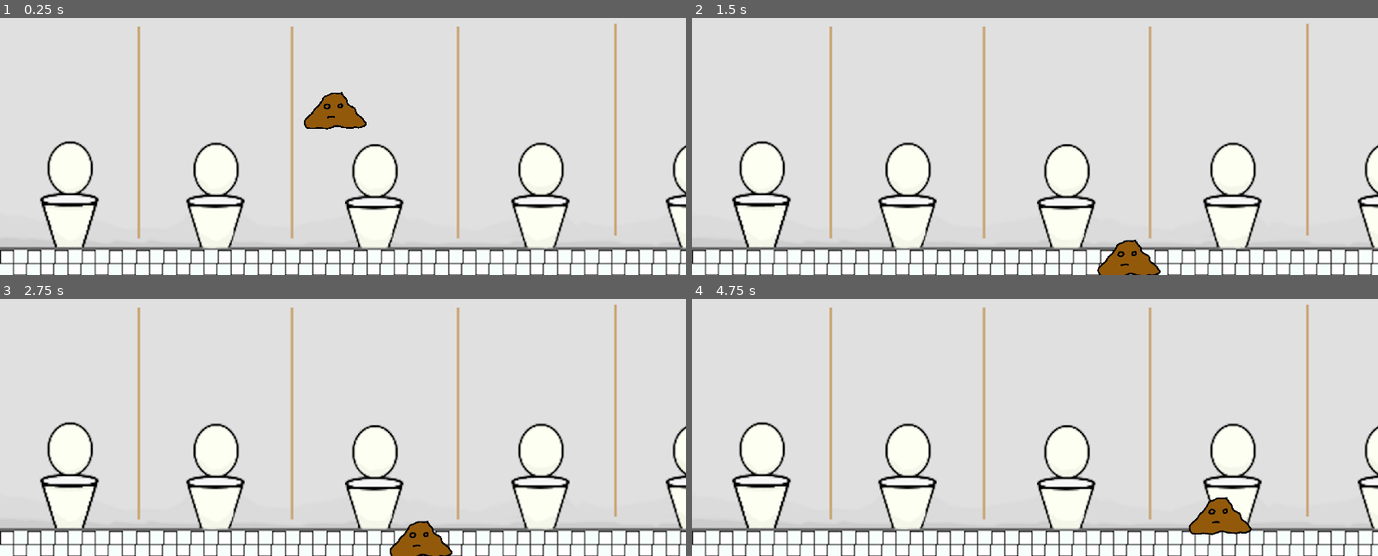
Above: before the commit, frames 1-4 (two rows, left to right).
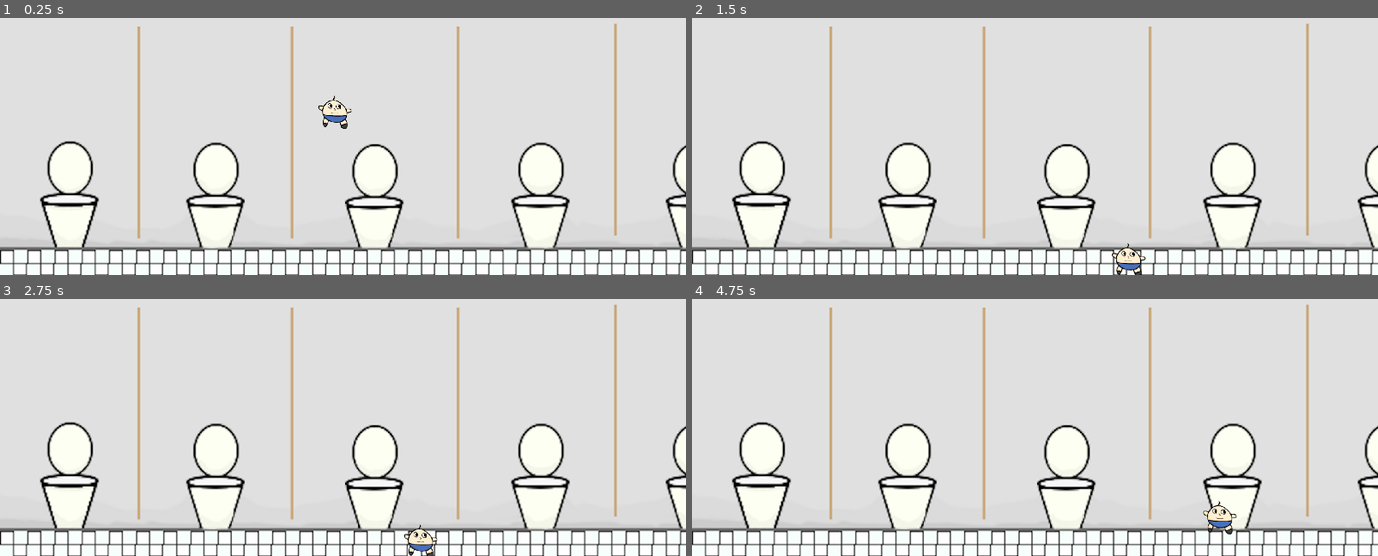
Above: after the commit, the same moments.

Repository: Jayscoobi33/Poo-game
Game: Godot game, scene res://Scenes/main-background.tscn
Same seed, same stepped clock (60 frames per second), same inputs: the game is played once before the commit and once after it.
Inputs:
- Up to frame 1 (0.25 s): no input
- Up to frame 2 (1.5 s): tap Enter (ui_accept) at 0.5, 0.77 s; hold Right (ui_right) from 0.53 s (still down)
- Up to frame 3 (2.75 s): tap Enter (ui_accept) at 1.52 s; release Right (ui_right) at 2.03 s; hold Left (ui_left) from 2.03 s (still down)
- Up to frame 4 (4.75 s): release Left (ui_left) at 2.78 s; hold Right (ui_right) 2.78-4.28 s; tap Enter (ui_accept) at 3.02, 3.77, 4.52 s; hold Left (ui_left) from 4.28 s (still down)

The runs differ from the first frame. In frame 1, 0.8% of the frame differs, in the area x 44-54%, y 28-44%; in frame 2, 0.8%; in frame 3, 0.8%; in frame 4, 0.9%, in the area x 72-82%, y 76-92%.

Commit message:
changed poo to poo-boy

Diff:
--- a/poo-game/Scenes/main-background.tscn
+++ b/poo-game/Scenes/main-background.tscn
@@ -21,9 +21,6 @@
 position = Vector2(565, 862)
 shape = SubResource("WorldBoundaryShape2D_eaxsd")
 
-[node name="TileMap" type="TileMap" parent="."]
-format = 2
-
 [node name="Sprite2D" type="Sprite2D" parent="."]
 position = Vector2(576, 324)
 texture = ExtResource("2_873dq")
--- a/poo-game/Scenes/test-poo.tscn
+++ b/poo-game/Scenes/test-poo.tscn
@@ -1,20 +1,21 @@
 [gd_scene load_steps=4 format=3 uid="uid://db48sqf4fhhrr"]
 
 [ext_resource type="Script" uid="uid://dow4fgckqnx2l" path="res://Scripts/test_poo.gd" id="1_i6vh3"]
-[ext_resource type="Texture2D" uid="uid://c272j7gj5scqd" path="res://Assets/sprites/poo-1.png" id="1_utbu7"]
+[ext_resource type="Texture2D" uid="uid://frtqhr4l3dv7" path="res://Assets/sprites/poo-boy-1_100x100.png" id="2_i6vh3"]
 
 [sub_resource type="CapsuleShape2D" id="CapsuleShape2D_i6vh3"]
 radius = 34.0
-height = 122.0
+height = 74.0
 
 [node name="test-poo" type="CharacterBody2D"]
 script = ExtResource("1_i6vh3")
 
-[node name="Sprite2D" type="Sprite2D" parent="."]
-position = Vector2(1, -53)
-texture = ExtResource("1_utbu7")
-
 [node name="CollisionShape2D" type="CollisionShape2D" parent="."]
+z_index = 1
 position = Vector2(-1, -43)
 rotation = 1.5708
 shape = SubResource("CapsuleShape2D_i6vh3")
+
+[node name="Poo-boy-1100x100" type="Sprite2D" parent="."]
+position = Vector2(0, -50)
+texture = ExtResource("2_i6vh3")
Binary file added: poo-game/Assets/sprites/poo-boy-1_100x100.png
Not shown, added: poo-game/Assets/sprites/poo-boy-1_100x100.png.import
